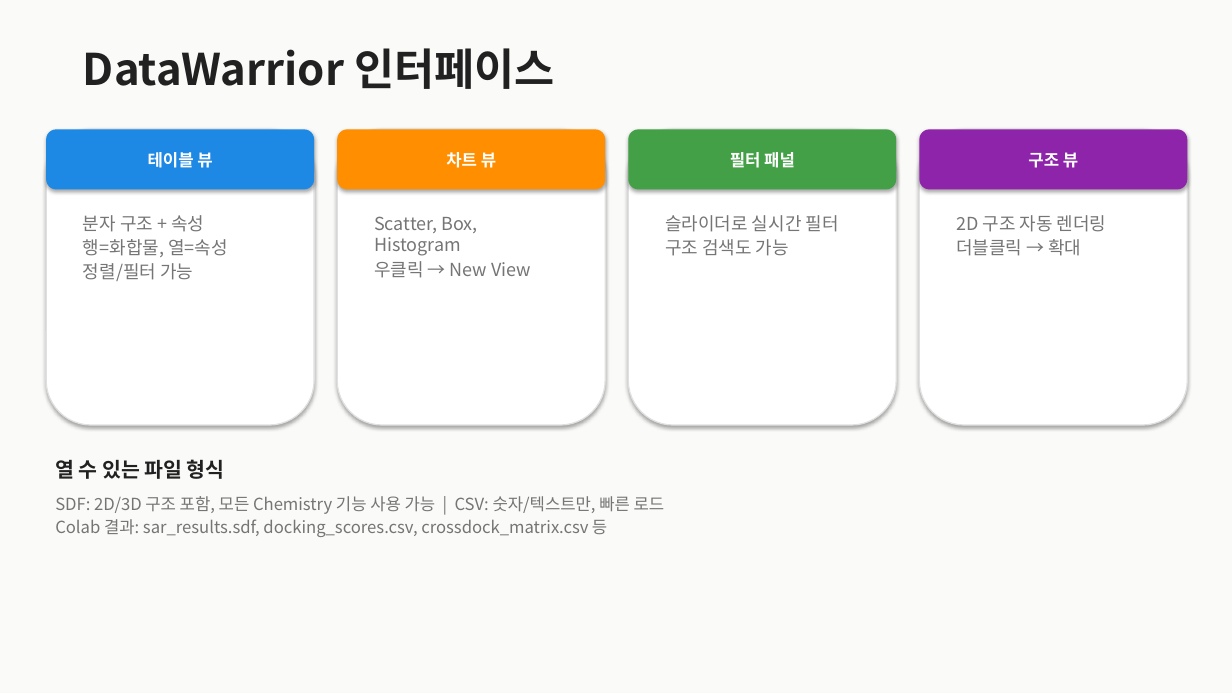
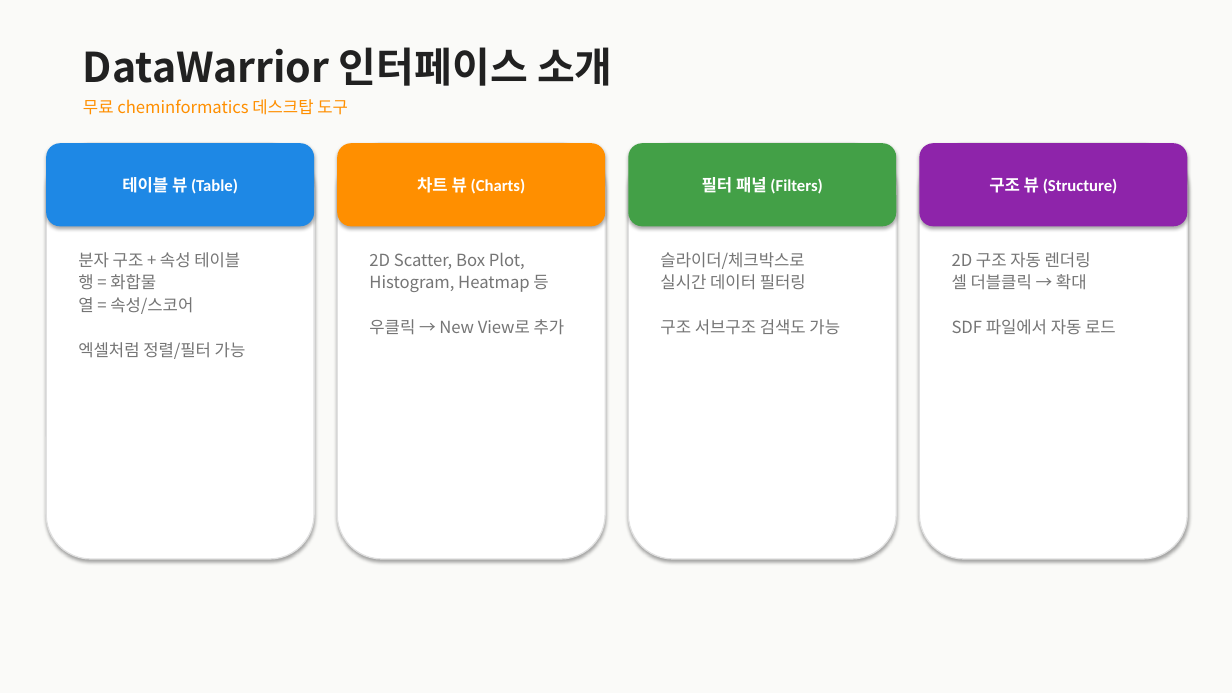
Before and after one commit to fourmodern/molecular_docking_tutorial, a slide deck: slide 2 of DataWarrior_Tutorial.pptx. Drawn at 1232x693 pixels with LibreOffice and Linux fonts; fonts in the diff are those of the drawing. Boxes give left, top, right and bottom in pixels: in the first picture for what was removed or moved away, otherwise in the second. Text is boxed around its words. In the diff, an @@ line names an element or a change of style, - is before the commit and + after.

```diff
--- a/DataWarrior_Tutorial.pptx
+++ b/DataWarrior_Tutorial.pptx
@@ text at box(83, 47, 613, 86): text changed; size 34 to 32 pt @@
-DataWarrior 인터페이스
+DataWarrior 인터페이스 소개
@@ text added at box(83, 99, 348, 115), 13 pt, text #FF8F00 @@
+무료 cheminformatics 데스크탑 도구
@@ rounded rectangle "테이블 뷰 (Table)": place and size @@
-rounded rectangle "테이블 뷰 (Table)" at box(46, 129, 314, 189)
+rounded rectangle "테이블 뷰 (Table)" at box(46, 143, 314, 226)
@@ rounded rectangle: place and size @@
-rounded rectangle at box(46, 129, 314, 425)
+rounded rectangle at box(46, 143, 314, 559)
@@ rounded rectangle "차트 뷰 (Charts)": place and size @@
-rounded rectangle "차트 뷰 (Charts)" at box(337, 129, 605, 189)
+rounded rectangle "차트 뷰 (Charts)" at box(337, 143, 605, 226)
@@ rounded rectangle: place and size @@
-rounded rectangle at box(337, 129, 605, 425)
+rounded rectangle at box(337, 143, 605, 559)
@@ rounded rectangle "필터 패널 (Filters)": place and size @@
-rounded rectangle "필터 패널 (Filters)" at box(628, 129, 897, 189)
+rounded rectangle "필터 패널 (Filters)" at box(628, 143, 897, 226)
@@ rounded rectangle: place and size @@
-rounded rectangle at box(628, 129, 897, 425)
+rounded rectangle at box(628, 143, 897, 559)
@@ rounded rectangle "구조 뷰 (Structure)": place and size @@
-rounded rectangle "구조 뷰 (Structure)" at box(920, 129, 1188, 189)
+rounded rectangle "구조 뷰 (Structure)" at box(920, 143, 1188, 226)
@@ rounded rectangle: place and size @@
-rounded rectangle at box(920, 129, 1188, 425)
+rounded rectangle at box(920, 143, 1188, 559)
@@ text in rounded rectangle at box(122, 177, 238, 194): text changed @@
-테이블 뷰
+테이블 뷰 (Table)
@@ text in rounded rectangle at box(417, 177, 526, 194): text changed @@
-차트 뷰
+차트 뷰 (Charts)
@@ text in rounded rectangle at box(702, 177, 822, 194): text changed @@
-필터 패널
+필터 패널 (Filters)
@@ text in rounded rectangle at box(989, 177, 1118, 194): text changed @@
-구조 뷰
+구조 뷰 (Structure)
@@ text at box(78, 252, 246, 359): text changed; size 14 to 13 pt @@
-분자 구조 + 속성
-행=화합물, 열=속성
-정렬/필터 가능
+분자 구조 + 속성 테이블
+행 = 화합물
+열 = 속성/스코어
+엑셀처럼 정렬/필터 가능
@@ text at box(369, 252, 565, 335): text changed; size 14 to 13 pt @@
-Scatter, Box, Histogram
-우클릭 → New View
+2D Scatter, Box Plot,
+Histogram, Heatmap 등
+우클릭 → New View로 추가
@@ text at box(660, 252, 840, 335): text changed; size 14 to 13 pt @@
-슬라이더로 실시간 필터
-구조 검색도 가능
+슬라이더/체크박스로
+실시간 데이터 필터링
+구조 서브구조 검색도 가능
@@ text "2D 구조 자동 렌더링": place and size @@
-text "2D 구조 자동 렌더링" at box(956, 215, 1107, 256)
+text "2D 구조 자동 렌더링" at box(952, 252, 1116, 335)
@@ text at box(952, 252, 1091, 268): size 14 to 13 pt in "2D 구조 자동 렌더링" @@
@@ text at box(952, 274, 1116, 335): text changed; size 14 to 13 pt @@
-더블클릭 → 확대
+셀 더블클릭 → 확대
+SDF 파일에서 자동 로드
@@ text removed at box(55, 459, 225, 479) @@
-열 수 있는 파일 형식
@@ text removed at box(55, 496, 665, 537) @@
-SDF: 2D/3D 구조 포함, 모든 Chemistry 기능 사용 가능 | CSV: 숫자/텍스트만, 빠른 로드
-Colab 결과: sar_results.sdf, docking_scores.csv, crossdock_matrix.csv 등
```
Also in this commit, not shown: 5 other slides changed, 6 slides added, 1 slide removed, 2 other files.
